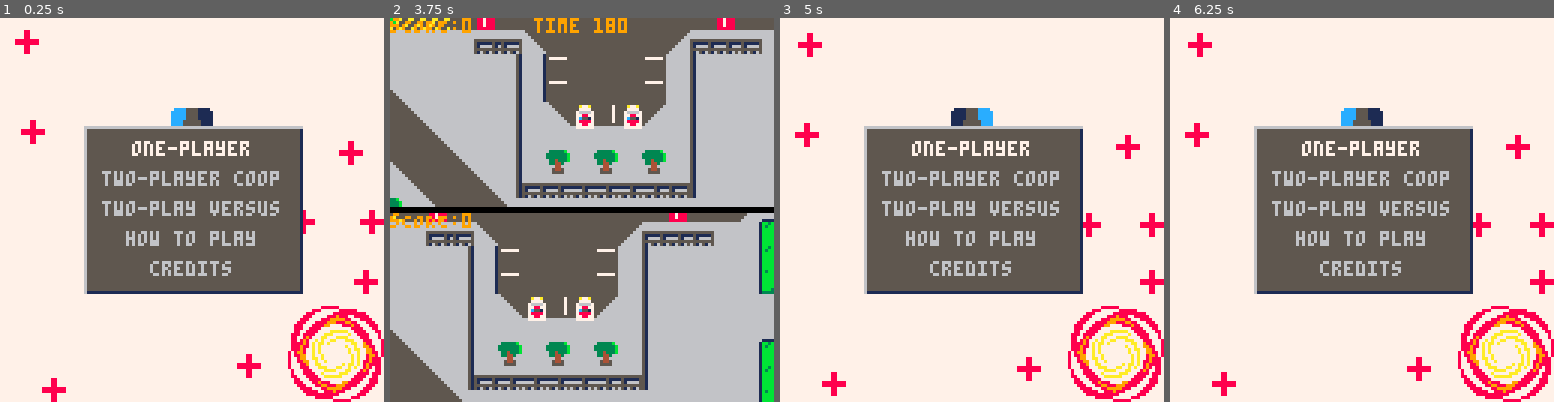
Above: before the commit, frames 1-4 (left to right).
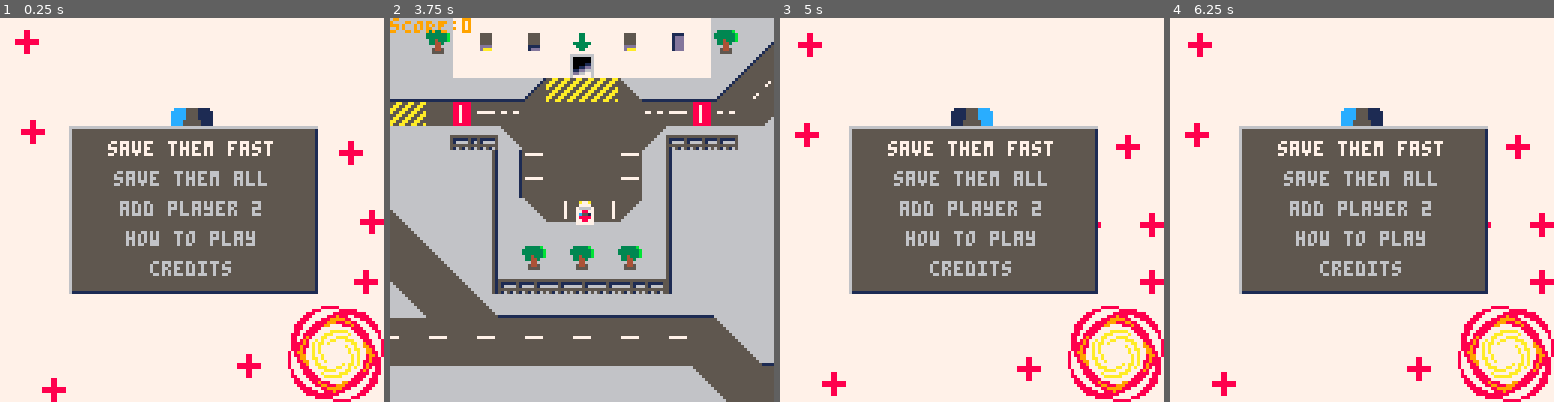
Above: after the commit, the same moments.

Repository: GraulierBrice/ludum-dare-46
Game: PICO-8 cartridge keep-it-alive.p8
The game is run twice, just before and just after one commit, with the same random seed, the same clock (stepped at 60 frames per second) and the same inputs.
Inputs:
- Up to frame 1 (0.25 s): no input
- Up to frame 2 (3.75 s): tap X (X key) at 0.33, 1.07, 1.85, 2.97 s; tap O (Z key) at 0.7, 1.7, 2.1, 2.5, 2.9, 3.3, 3.7 s; hold Right 1.6-2.1 s; hold Up 2.15-2.42 s; hold Right 2.47-3.03 s; hold Left 3.08-3.58 s; hold Down from 3.63 s (still down)
- Up to frame 3 (5 s): release Down at 3.97 s; hold Right 4.02-4.68 s; tap X (X key) at 4.08 s; tap O (Z key) at 4.1, 4.5, 4.9 s; hold Up from 4.73 s (still down)
- Up to frame 4 (6.25 s): release Up at 5.03 s; hold Left 5.08-5.68 s; tap X (X key) at 5.2 s; tap O (Z key) at 5.3, 5.7, 6.1 s; hold Down 5.73-6.03 s; hold Right from 6.08 s (still down)

The runs differ from the first frame. In frame 1, 5.9% of the frame differs, in the area x 17-83%, y 28-72%; in frame 2, 65%, in the area x 0-100%, y 0-100%; in frame 3, 5.9%; in frame 4, 5.9%.

Commit message:
game modes and small work on menus

Diff:
--- a/keep-it-alive.p8
+++ b/keep-it-alive.p8
@@ -17,7 +17,8 @@
 		menu_id=1,
 		menu_select=1,
 		map_id=1,
-		start=0
+		start=0,
+		nb_players=1
 	}
 
 	phy={
@@ -31,13 +32,6 @@
 	}
 
 	maps={
-		{
-			spawns={
-				{{pos=vec_add(vec_mul(vector(12,7), vector(8,8)), vector(4,4)), rot=-0.25}},
-				{{pos=vec_add(vec_mul(vector(12,6), vector(8,8)), vector(4,4)), rot=0},
-				{pos=vec_add(vec_mul(vector(12,8), vector(8,8)), vector(4,4)), rot=0.5}}},
-
-		},
 		{
 			spawns={
 				{{pos=vec_add(vec_mul(vector(93,21), vector(8,8)), vector(4,4)), rot=0}},
@@ -118,13 +111,15 @@
 time_to_spawn_patient=0
 
 function game_start(nb_players, map, mode)
-	--music(0)
 	game.play=true
 	cars={}
 	gum={}
 	morphines={}
+	patients={}
+	particles = {}
 	game.start=time()+180
 	game.mode=mode
+	game.score = 0
 
 	n_gums=0
 	game.map_id=map
@@ -132,28 +127,26 @@
 	for i=1, nb_players do
 		local spawn = maps[map].spawns[nb_players][i]
 		add(cars, rigidbody(spawn.pos.x, spawn.pos.y, spawn.rot, 7, 7, car_hit))
-		cars[i].score = 0
 	end
 
 	for m in all(maps[map].morphines) do
 		morphine(m.x, m.y)
 	end
 
-	if (mode==2) cars[2].score=nil
-
-	add(dropzones, collider(93*8+4,16*8+4,0,8,24,true, dropzone_hit))
+	add(dropzones, collider(93*8+4,16*8+4,0,24,24,true, dropzone_hit))
 end
 
 function game_end()
 	pal()
+	menus.crosses={}
 	game.play=false
-	game.menu_id=4
-	menus[4].opts={"congratulations!","you scored "..cars[1].score,"TRY AGAIN","BACK TO MENU"}
-	menus[4].w=45
-	menus[4].l=72
-
-	add(menus[4].run, function() game_start(#cars,2,game.mode) end)
-	add(menus[4].run,change_menu(1))
+	if (game.mode==1) then
+		menus[4].opts[2]="you scored "..game.score
+		change_menu(4)()
+	elseif (game.mode==2) then
+		menus[5].opts[2]="you scored "..game.score
+		change_menu(5)()
+	end
 end
 
 function game_update()
@@ -296,8 +289,10 @@
 	else
 		patient.hp -= patient.dmg_unloaded
 		if(patient.hp<0)then
-			del(patients,patient)
-			patient=nil
+			if (game.mode==1) then
+				del(patients,patient)
+				del(colliders, patient)
+			else game_end() end
 		end
 	end
 end
@@ -306,7 +301,7 @@
 	if (has(cars, other)) then
 		if (other.load and vec_len(rel_vel) < phy.max_vel_action) then
 			del(patients, other.load)
-			if (other.score) other.score+=colour_to_score(other.load.col) else cars[1].score+=colour_to_score(other.load.col)
+			if (game.score) game.score+=colour_to_score(other.load.col) else game.score+=colour_to_score(other.load.col)
 			dropzone.col = other.load.col
 			other.load = nil
 			dropzone.patient = 0
@@ -379,7 +374,11 @@
 	if car.load and car.load.hp <= 0 then
 		del(patients,car.load)
 		car.load = nil
-		death_message_lt = time()+2
+		if (game.mode==1) then
+			death_message_lt = time()+2
+		else
+			game_end()
+		end
 	end
 end
 
@@ -470,16 +469,15 @@
 				end
 				patient.show=false
 				pal(12,12)
-			else
-				print(patient.car_id, cam.x, cam.y, 11)
-				print(patient.hp.."/"..patient.max_hp, cam.x, cam.y+10, 8)
 			end
 		end
 	for i=1,#cars do
 		draw_particles()
 		draw_car(cars[i])
-		if(death_message_lt>time()) draw_menu_box(cam.x+32,cam.y+16,72,12,{"patient has died"})
-		if(cars[i].score) print("sCORE:"..cars[i].score, cam.x,cam.y+65*(i-1),9)
+		if(death_message_lt>time()) then
+			draw_menu_box(cam.x+32,cam.y+16,72,12,{"patient has died"})
+		end
+		if(game.score) print("sCORE:"..game.score, cam.x,cam.y+65*(i-1),9)
 	end
 	for p in all(patients) do
 		p.show=false
@@ -495,21 +493,23 @@
 
 menus = {
 	{
-		opts={"one-player","two-player coop","two-play versus", "how to play","credits"},
+		opts={"save them fast", "save them all", "add player 2", "how to play","credits"},
 		run={
-			function() game_start(1, 2, 1) end,
-			function() game_start(2, 2, 1) end,
-			function() game_start(2, 1, nil) end,
+			function() game_start(game.nb_players, 1, 1) end,
+			function() game_start(game.nb_players, 1, 2) end,
+			function()
+				if (game.nb_players==1) then game.nb_players=2 menus[1].opts[3]="add player 2"
+				else  game.nb_players=1 menus[1].opts[3]="remove player 2" end end,
 			change_menu(3),
 			change_menu(2)},
 		--run={function() game.play=true end,nil,nil,},
-		l=72,
+		l=82,
 		w=55
 	},
 	{
-		opts={"game designers  ","uLQUIRO","bRICE","programmers     ","uLQUIRO","bRICE","sound designer  ","pUDDY/pRODUCER-SAN"},
+		opts={" game designers  ","tHEO fAFET","bRICE"," programmers     ","tHEO fAFET","bRICE"," sound designer  "," pUDDY/pRODUCER-SAN"},
 		run={},
-		l=72,
+		l=78,
 		w=85
 	},
 	{
@@ -519,10 +519,16 @@
 		w=95
 	},
 	{
-		opts={"congratulations!"},
-		run={nil,nil},
-		l=0,
-		w=0
+		opts={"congratulations!", "score placeholder", "try again", "back to menu"},
+		run={nil,nil,function()game_start(game.nb_players, game.map_id, game.mode) end, change_menu(1)},
+		l=16*4+4,
+		w=45
+	},
+	{
+		opts={" oh no someone has died!", "score placeholder", "try again", "back to menu"},
+		run={nil,nil,function()game_start(game.nb_players, game.map_id, game.mode) end, change_menu(1)},
+		l=23*4+4,
+		w=45
 	},
 
 	display = function(menu)
@@ -561,6 +567,10 @@
 	for i=1,#menus.crosses do
 		local rb=menus.crosses[i]
 		spr(16, cam.x+rb.pos.x, cam.y+rb.pos.y)
+	end
+	if (game.menu_id==1) then
+		if (game.nb_players==1) then menus[1].opts[3]="add player 2"
+		else menus[1].opts[3]="remove player 2" end
 	end
 	menus.display(menus[game.menu_id])
 	spr(108,cam.x+96,cam.y+96,4,2)
